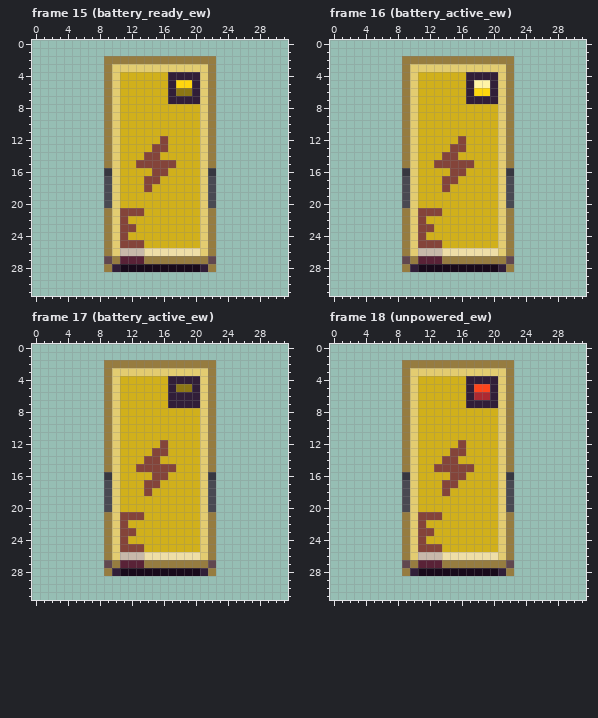
Two states of a pixel-art file, assets/originals/art/machines/life_support_power_unit.aseprite. The picture above was drawn from the file before the commit.
32x32 pixels, 22 frames. Shown: frame 15 (battery_ready_ew), frame 16 (battery_active_ew), frame 17 (battery_active_ew), frame 18 (unpowered_ew). The commit also changed other frames, which this record leaves out.
After:
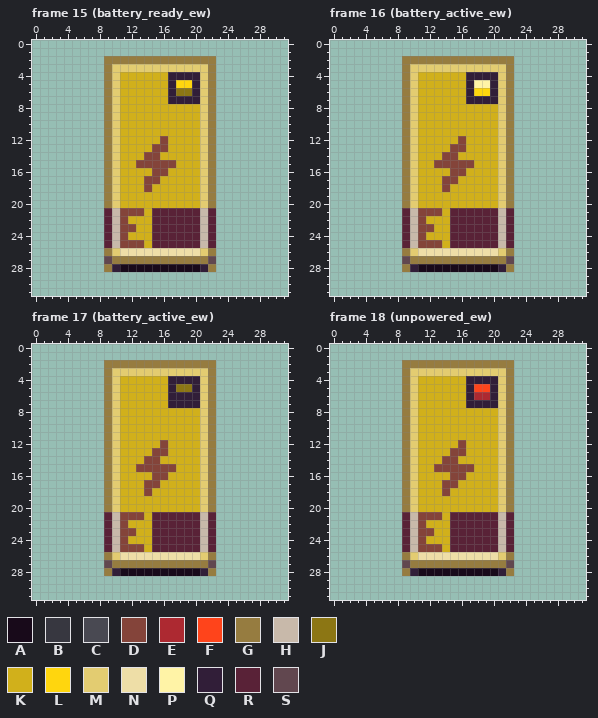
Palette (. is transparent): A #180a1a  B #373740  C #494952  D #84443a  E #ad2931  F #ff441b  G #967c40  H #c8b9aa  J #8c7614  K #d1b01b  L #ffd60e  M #e3cc71  N #eedea7  P #fff3a6  Q #311e38  R #592237  S #61474f
What changed:
Frame 15 (battery_ready_ew), layers "panel_ew", "housing_ew":
y 16: x 9 B -> G; x 22 B -> G
y 17..20: x 9 C -> G; x 22 C -> G
y 21..25: x 9..10 GM -> RH; x 15..22 KKKKKKMG -> RRRRRRHR
y 26: x 11..13 HHH -> NNN
y 27: x 11..13 RRR -> GGG
Frame 16 (battery_active_ew), layers "panel_ew", "housing_ew": the same change as frame 15 (battery_ready_ew)
Frame 17 (battery_active_ew), layers "panel_ew", "housing_ew": the same change as frame 15 (battery_ready_ew)
Frame 18 (unpowered_ew), layers "panel_ew", "housing_ew": the same change as frame 15 (battery_ready_ew)
